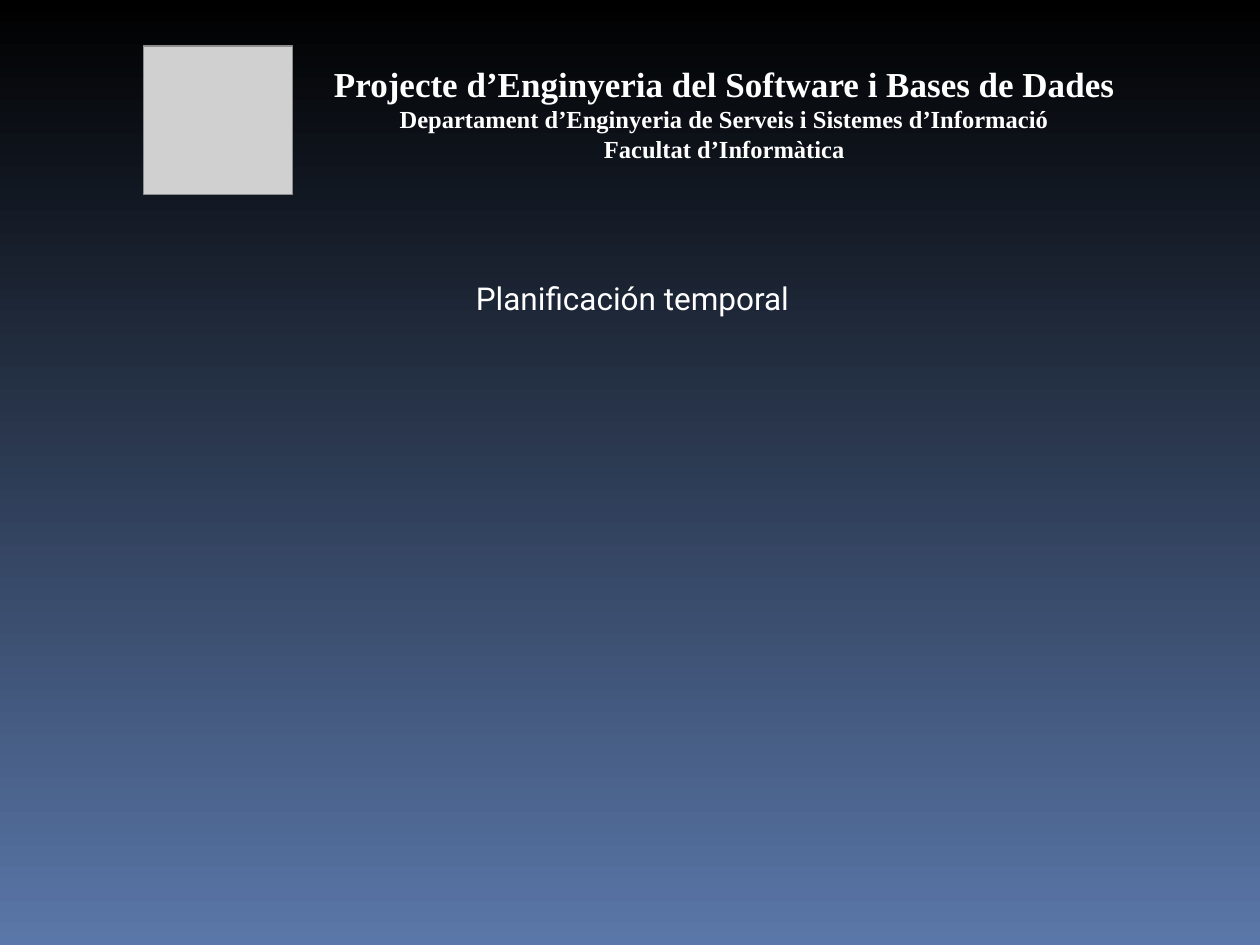
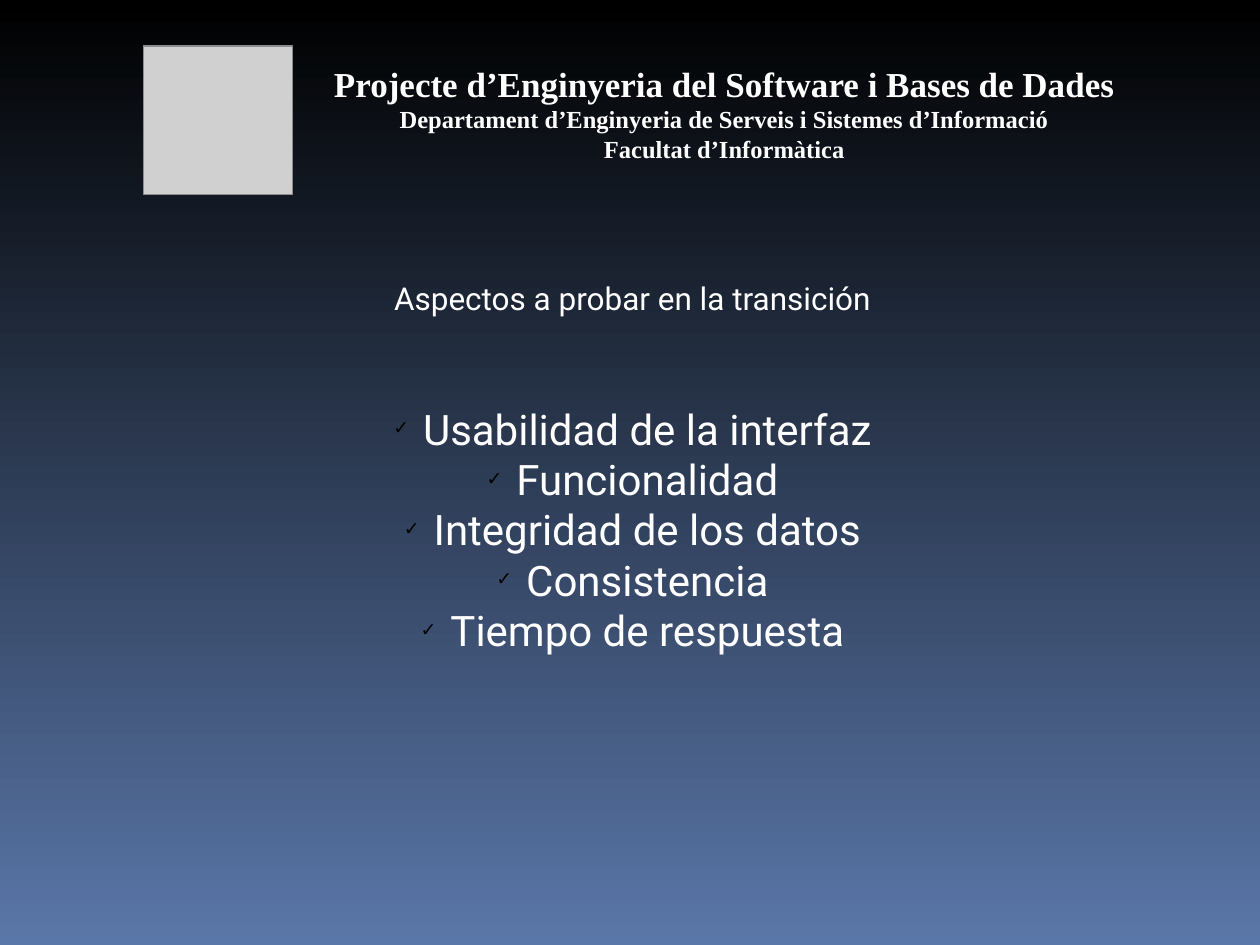
Before and after one commit to mvm9289/escfib, a slide deck: slide 24 of Docs/0910Q2-08-E-1.0-Presentacion.ppt (slide 22 before the commit). Drawn at 1260x945 pixels with LibreOffice and Linux fonts; fonts in the diff are those of the drawing; grey boxes stand for pictures. Boxes give left, top, right and bottom in pixels: in the first picture for what was removed or moved away, otherwise in the second. Text is boxed around its words. In the diff, an @@ line names an element or a change of style, - is before the commit and + after.

```diff
--- a/Docs/0910Q2-08-E-1.0-Presentacion.ppt
+++ b/Docs/0910Q2-08-E-1.0-Presentacion.ppt
@@ text at bbox=[394, 286, 870, 317]: text changed @@
-Planificación temporal
+Aspectos a probar en la transición
@@ text added at bbox=[423, 413, 871, 655], 24 pt, text #FFFFFF @@
+✓ Usabilidad de la interfaz
+✓ Funcionalidad
+✓ Integridad de los datos
+✓ Consistencia
+✓ Tiempo de respuesta
```
Also in this commit, not shown: 7 other slides changed, 1 slide added.
